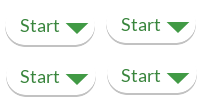
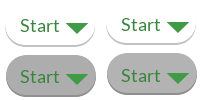
Comparing the layer stacks of the two 200 x 100 images. Changes:
painted on "Start copy" over (x1=20, y1=55, x2=89, y2=85)
moved "Layer copy" above "Pasted Layer #2", painted on it over (x1=6, y1=53, x2=197, y2=97)
renamed "Start" to "Pasted Layer #1", painted on it over (x1=6, y1=55, x2=96, y2=97)
added layer "Pasted Layer" over (x1=107, y1=53, x2=197, y2=95)
